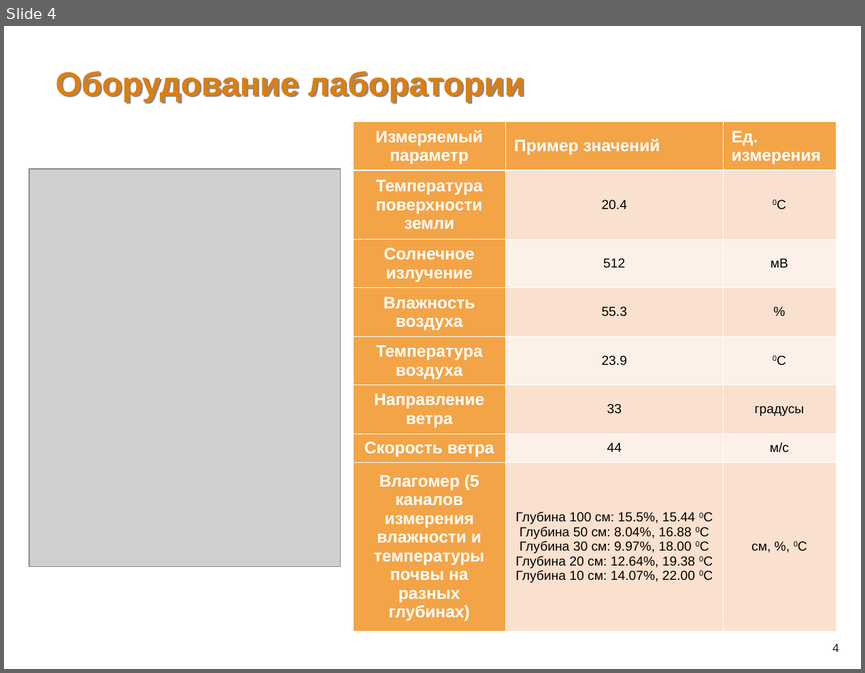
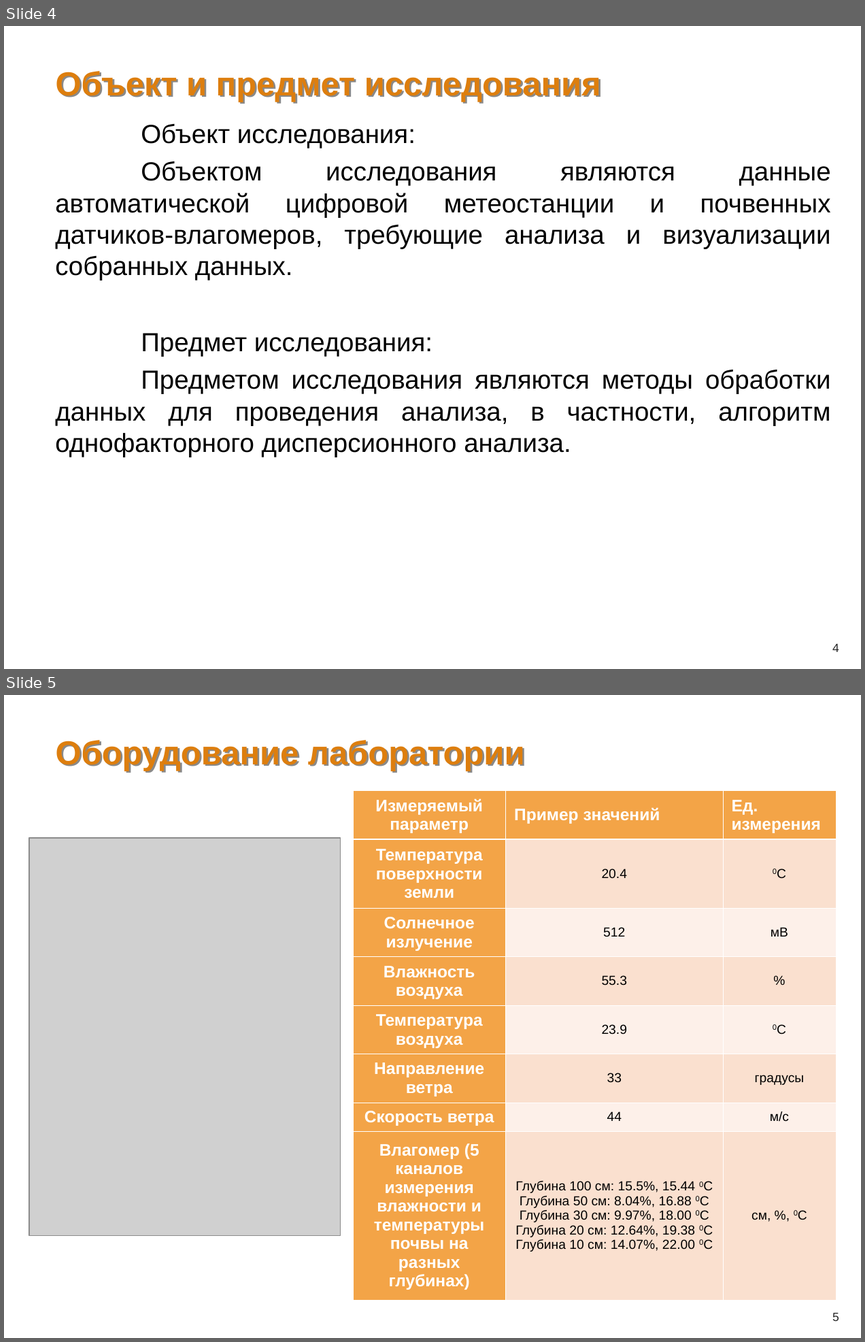
Before and after one commit to kradunches/ari-metiostation, a slide deck: doc/Презентация.ppt. Shown one above the other, each under a label of ours: slide 4 before the commit, slides 4 and 5 after it. The pictures are 865x673 and 865x1342 pixels, drawn with LibreOffice and Linux fonts; fonts in the diff are those of the drawing; grey boxes stand for pictures; background and template pictures are left out. Boxes give left, top, right and bottom in pixels: in the first picture for what was removed or moved away, otherwise in the second. Text is boxed around its words. In the diff, an @@ line names an element or a change of style, - is before the commit and + after.

```diff
--- a/doc/Презентация.ppt
+++ b/doc/Презентация.ppt
@@ slide 4 added at (4,26,861,669), background picture (left out) @@
@@ title added at (56,71,601,102), 28 pt, text #DD7E0E, bold @@
+Объект и предмет исследования
@@ text added at (55,124,831,456), 22 pt, text #000000 @@
+Объект исследования:
+Объектом исследования являются данные автоматической цифровой метеостанции и почвенных датчиков-влагомеров, требующие анализа и визуализации собранных данных.
+Предмет исследования:
+Предметом исследования являются методы обработки данных для проведения анализа, в частности, алгоритм однофакторного дисперсионного анализа.
@@ page number added at (832,643,839,652), 10 pt, text #262626 @@
+4
@@ what was slide 4 is now slide 5 @@
@@ page number at (832,1312,839,1321): text changed @@
-4
+5
```
Also in this commit, not shown: 5 slides changed, 1 other slide added, 1 slide removed, 1 other file.
